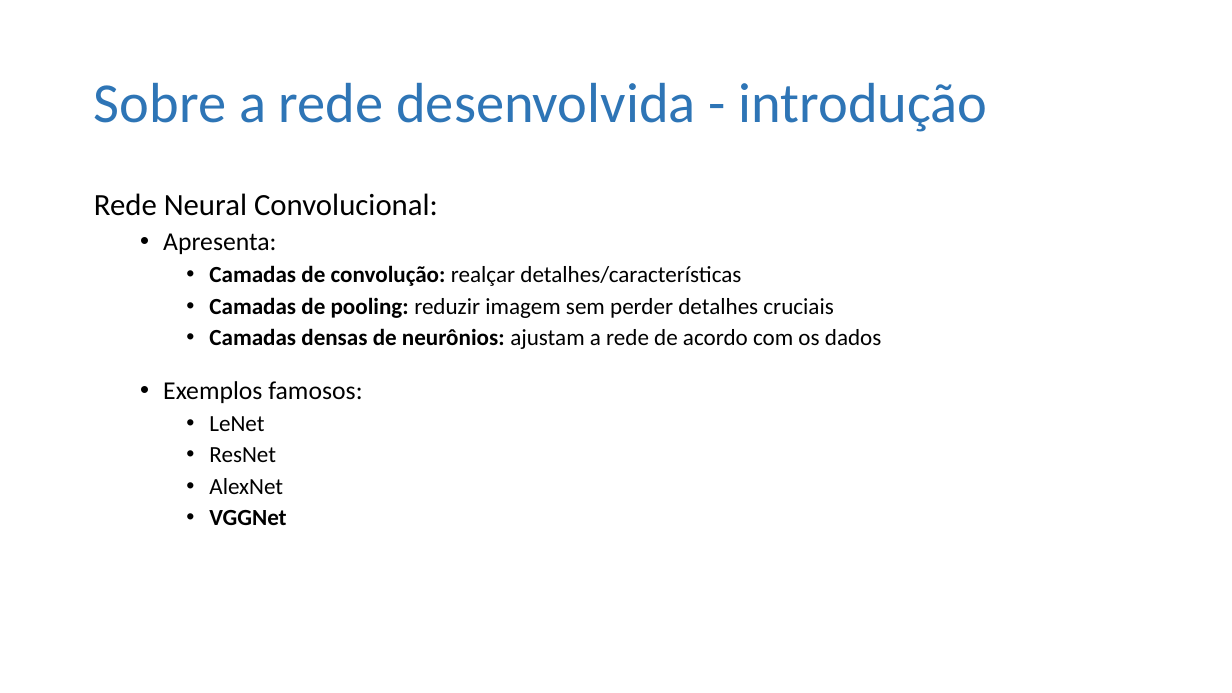
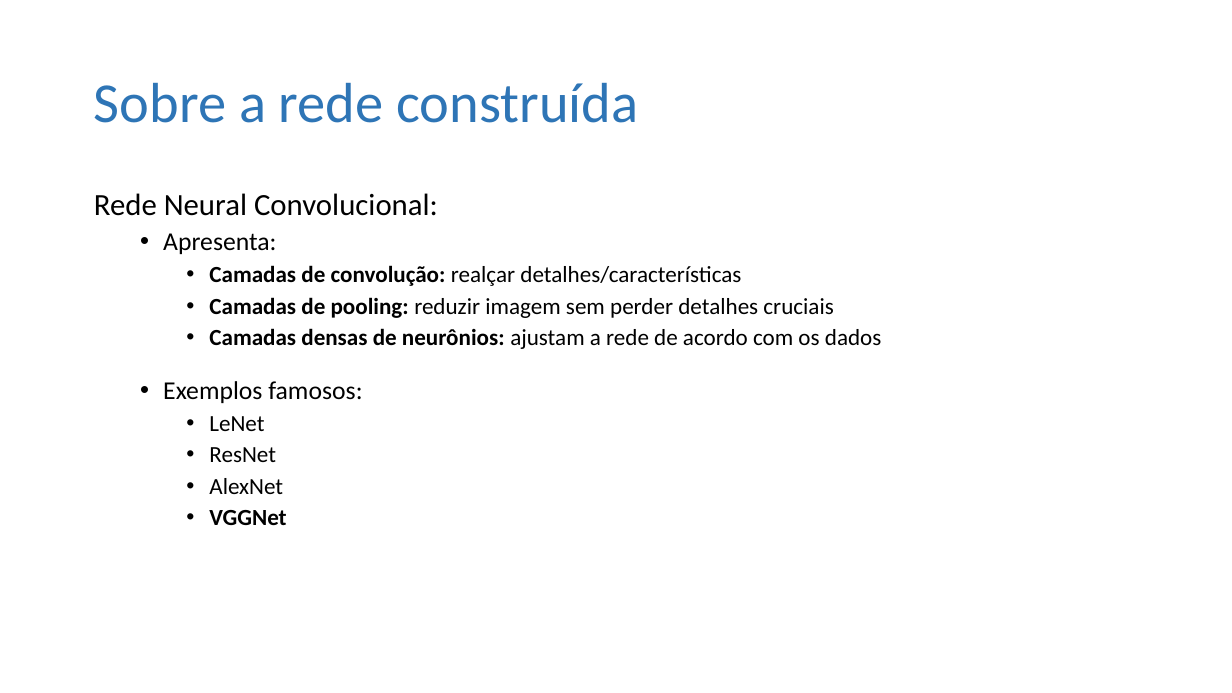
Before and after one commit to ViniPilan/avc-modeling, a slide deck: slide 10 of avc-images/apresentação II.pptx. Drawn at 1232x693 pixels with LibreOffice and Linux fonts; fonts in the diff are those of the drawing. Boxes give left, top, right and bottom in pixels: in the first picture for what was removed or moved away, otherwise in the second. Text is boxed around its words. In the diff, an @@ line names an element or a change of style, - is before the commit and + after.

```diff
--- a/avc-images/apresentação II.pptx
+++ b/avc-images/apresentação II.pptx
@@ title at (94,82,638,123): text changed @@
-Sobre a rede desenvolvida - introdução
+Sobre a rede construída
```
Also in this commit, not shown: 3 other files.
